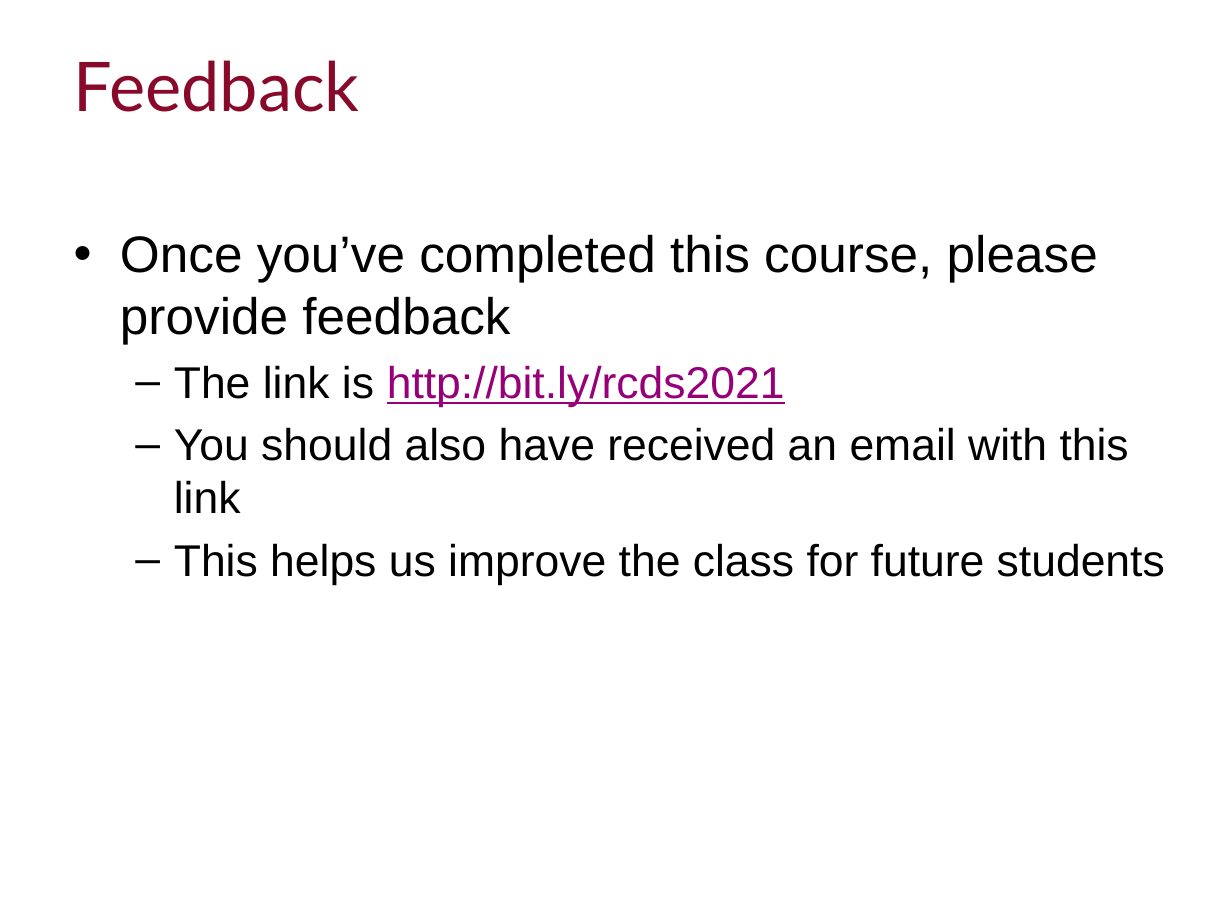
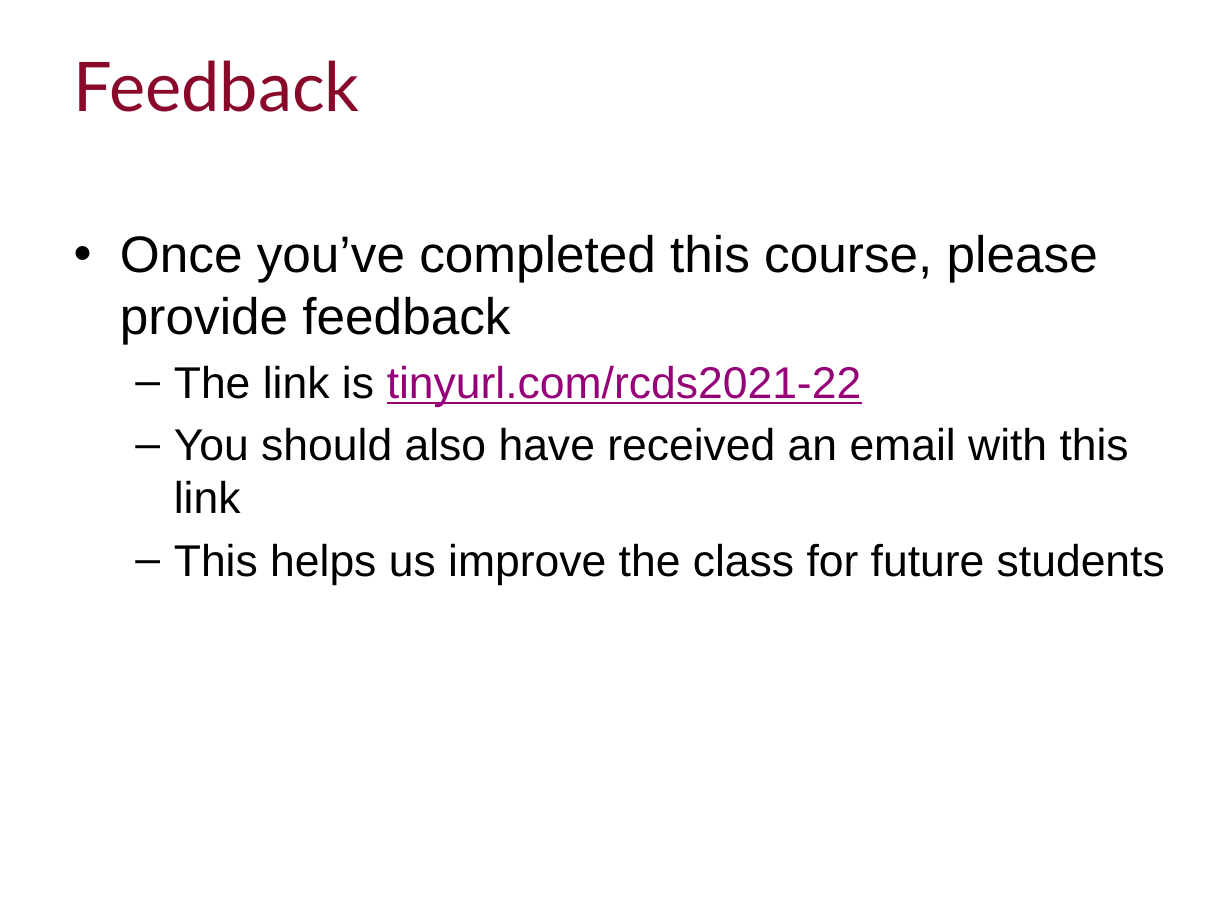
Before and after one commit to ImperialCollegeLondon/RCDS-plotting-in-python-with-matplotlib, a slide deck: slide 4 of Plotting in Python with Matplotlib Slides.pptx. Drawn at 1232x924 pixels with LibreOffice and Linux fonts; fonts in the diff are those of the drawing; background and template pictures are left out. Boxes give left, top, right and bottom in pixels: in the first picture for what was removed or moved away, otherwise in the second. Text is boxed around its words. In the diff, an @@ line names an element or a change of style, - is before the commit and + after.

Commit message:
Updated feedback survey link

```diff
--- a/Plotting in Python with Matplotlib Slides.pptx
+++ b/Plotting in Python with Matplotlib Slides.pptx
@@ text at (x1=174, y1=365, x2=861, y2=407): text changed @@
-  – The link is http://bit.ly/rcds2021
+  – The link is tinyurl.com/rcds2021-22
```
Also in this commit, not shown: 1 other slide changed.
